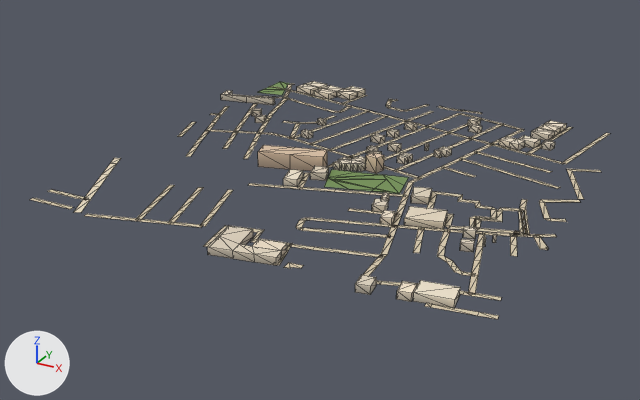
Renders of the glTF model public/assets/bengaluru-region-v1/tiles/t12_-32-l0.glb from each side of a commit.
Camera for both pictures: a camera (50 mm lens) standing at (6669.0, -16593.0, 370.0) and looking at (6223.0, -15780.0, -36.0). The axes (+X, +Y, +Z) are drawn at lower left. The lights are the same throughout. The older version comes first. Mesh edges are drawn as thin lines. Vertices at exactly the same position are counted once.

The first picture shows 'building', 'ground'.
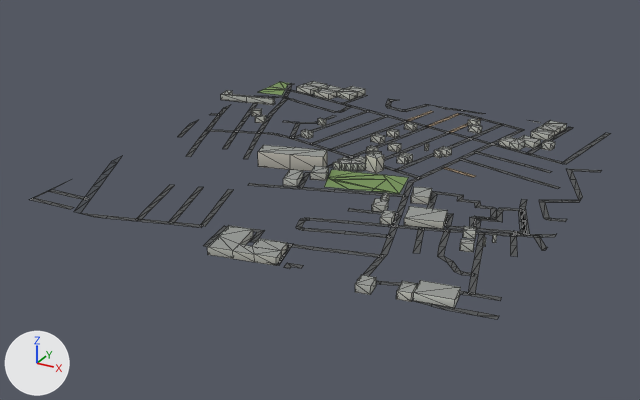
Changed parts and their boxes [x1, y1, x2, y2] in the pictures (640 x 400 px; the box of a moved part takes in the faces that stretch with it):
'ground', reshaped
    before: [30, 82, 610, 319]
    after: [30, 82, 611, 319]
part 1 of me_building, recoloured
    both: [207, 81, 567, 308]
part 2 of me_ground, moved or reshaped
    before: [30, 83, 610, 268]
    after: [30, 83, 611, 269]
part 3 of me_ground, moved or reshaped
    both: [376, 280, 499, 319]
part 4 of me_ground, recoloured
    both: [36, 84, 610, 315]

Patch to the scene script:
```diff
--- a/public/assets/bengaluru-region-v1/tiles/t12_-32-l0.glb.py
+++ b/public/assets/bengaluru-region-v1/tiles/t12_-32-l0.glb.py
@@ me_building @@
 # used by ob_building; location = (6000.0, -16000.0, 0.0)
-me_building.from_pydata(...)  # 452 vertices, 594 faces; spans x -30.0..464.0, y -11.0..510.0, z 0.0..18.0
+me_building.from_pydata(...)  # 452 vertices, 724 faces; spans x -30.0..464.0, y -11.0..510.0, z 0.0..18.0
+# me_building part 1: 594 kept faces spanning x -30.0..464.0, y -11.0..510.0, z 0.0..18.0 get new vertex colours
+# edits to the shape of me_building do not show in these pictures
 me_building.materials.append(mat_building)
@@ me_ground @@
 # used by ob_ground; location = (6000.0, -16000.0, 0.0)
-me_ground.from_pydata(...)  # 794 vertices, 647 faces; spans x -4.0..503.0, y -3.0..503.0, z 1.0
+me_ground.from_pydata(...)  # 824 vertices, 671 faces; spans x 0.0..500.0, y 0.0..500.0, z 1.0
+# me_ground part 2
+# 64 vertices are removed from x -4.0..503.0, y -3.0..503.0, z 1.0
+# 83 faces are deleted
+# 8 vertices in x 141.0..453.0, y 144.0..462.0, z 1.0 move by (-1.0, 0.0, 0.0)
+# 6 vertices in x 140.0..452.0, y 148.0..455.0, z 1.0 move by (1.0, 0.0, 0.0)
+# 5 vertices in x 198.0..468.0, y 3.0..499.0, z 1.0 move by (1.0, 1.0, 0.0)
+# 4 vertices in x 405.0..432.0, y 150.0..189.0, z 1.0 move by (0.0, 1.0, 0.0)
+# 3 vertices in x 234.0..433.0, y 10.0..501.0, z 1.0 move by (-1.0, -1.0, 0.0)
+# 45 vertices move from x -1.0..502.0, y -2.0..502.0, z 1.0 to x 0.0..500.0, y 0.0..500.0, z 1.0
+# 89 vertices are added at x 0.0..500.0, y 0.0..500.0, z 1.0
+# 5 new vertices lie (0.0, 6.0, 0.0) away from vertices in x -1.0..500.0, y 214.0..494.0, z 1.0
+# 107 new faces join them
+# me_ground part 3
+# 4 vertices are removed from x 441.0..447.0, y -3.0..3.0, z 1.0
+# 6 faces are deleted
+# 2 vertices move from x 376.0..378.0, y 8.0..17.0, z 1.0 to x 374.0..380.0, y 9.0..16.0, z 1.0
+# 4 vertices are added at (446.0, 0.0, 1.0), (460.0, 0.0, 1.0), (446.0, 0.0, 1.0), (425.0, 0.0, 1.0)
+# 6 new faces join them
+# me_ground part 4: 536 kept faces spanning x 0.0..500.0, y 0.0..500.0, z 1.0 get new vertex colours; the middle colour goes from beige #d7c9ae to dark grey #535556
 me_ground.materials.append(mat_ground)
```
